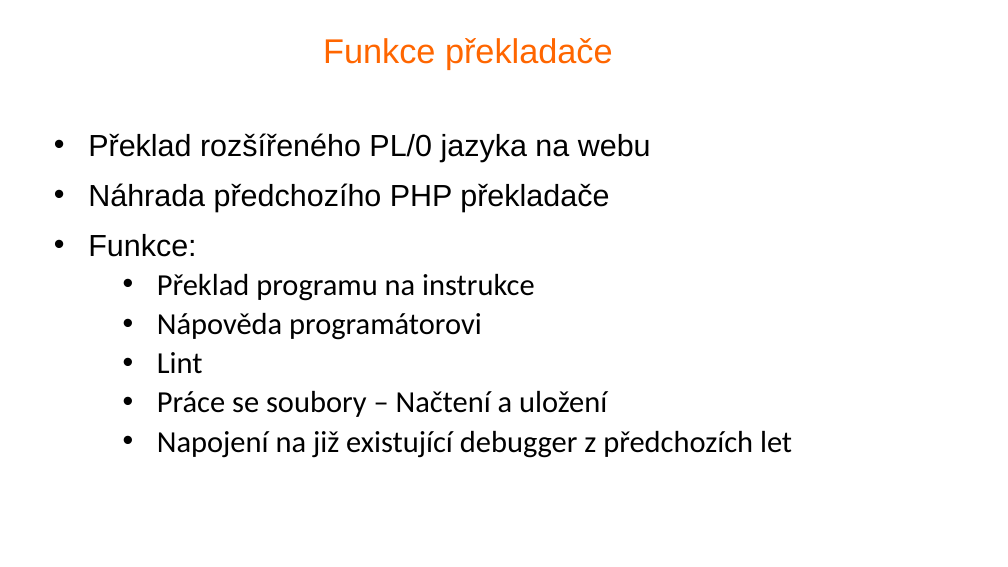
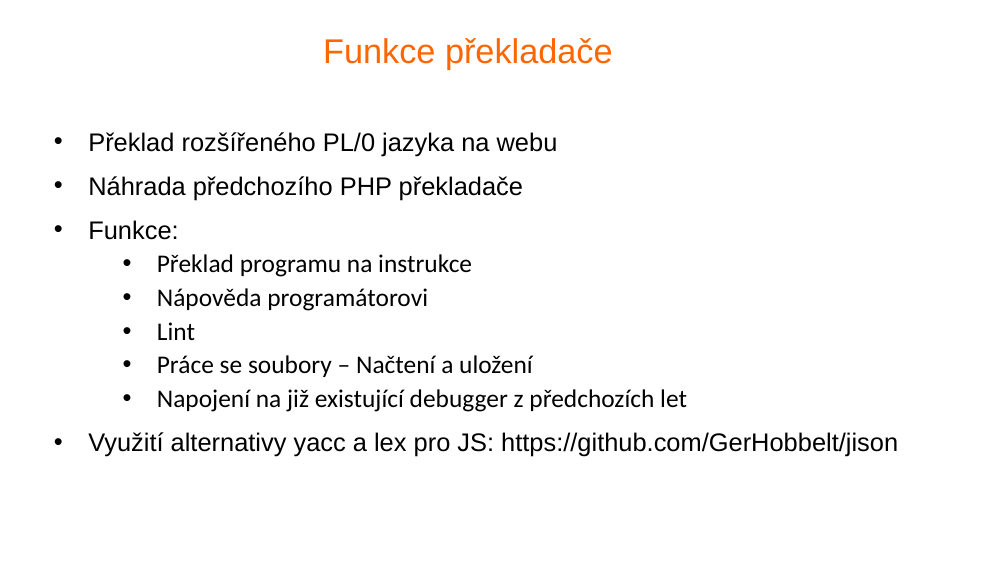
Before and after one commit to trestikp/fjp_semestral, a slide deck: slide 3 of presentation/grammar_presentation.odp. Drawn at 1008x567 pixels with LibreOffice and Linux fonts; fonts in the diff are those of the drawing; background and template pictures are left out. Boxes give left, top, right and bottom in pixels: in the first picture for what was removed or moved away, otherwise in the second. Text is boxed around its words. In the diff, an @@ line names an element or a change of style, - is before the commit and + after.

```diff
--- a/presentation/grammar_presentation.odp
+++ b/presentation/grammar_presentation.odp
@@ text at <box>88,132,687,412</box>: size 24 to 20 pt in "Překlad rozšířeného PL/0 jazyka na webu", "Náhrada předchozího PHP překladače", "Funkce:", "Překlad programu na instrukce" and 4 more places @@
@@ text at <box>88,432,898,457</box>: paragraph added @@
+• Využití alternativy yacc a lex pro JS: https://github.com/GerHobbelt/jison
```
Also in this commit, not shown: 1 other slide changed, 2 other files.
